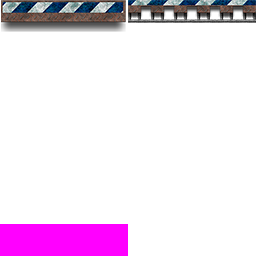
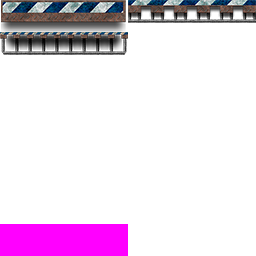
Comparing the layer stacks of the two (256, 256) images. Changes:
renamed "item-256x64-265-t-n" to "item-256x64-266-t-n", painted on it over [0, 32, 128, 55]
